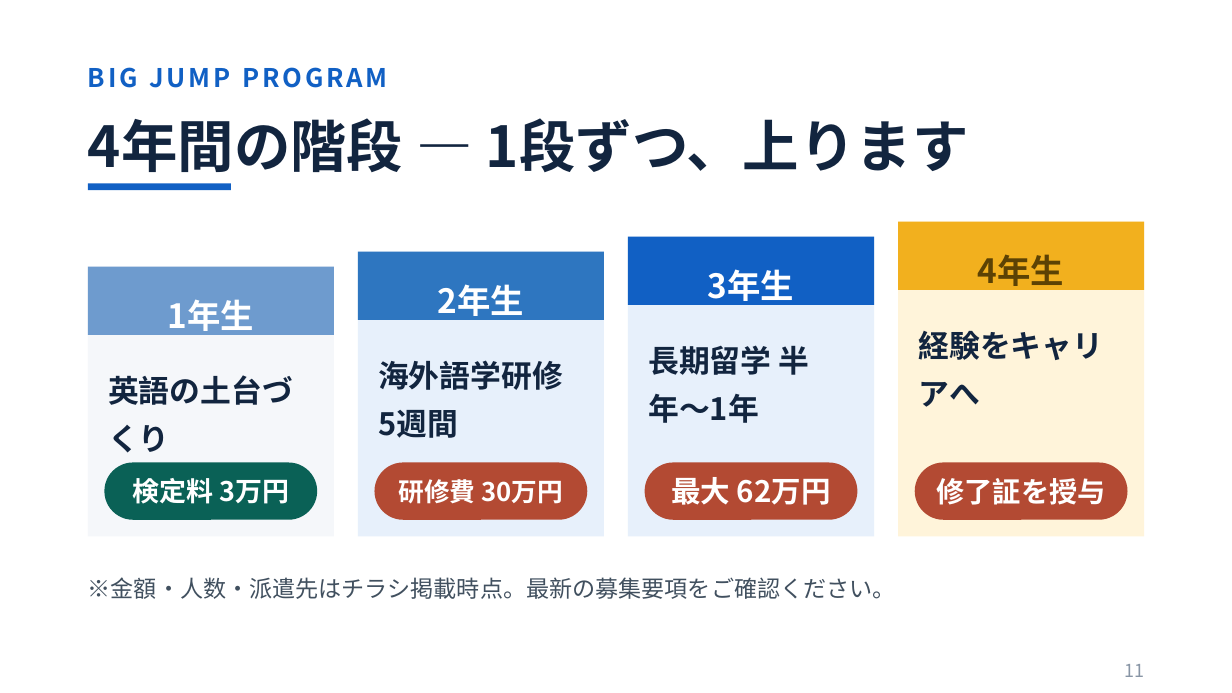
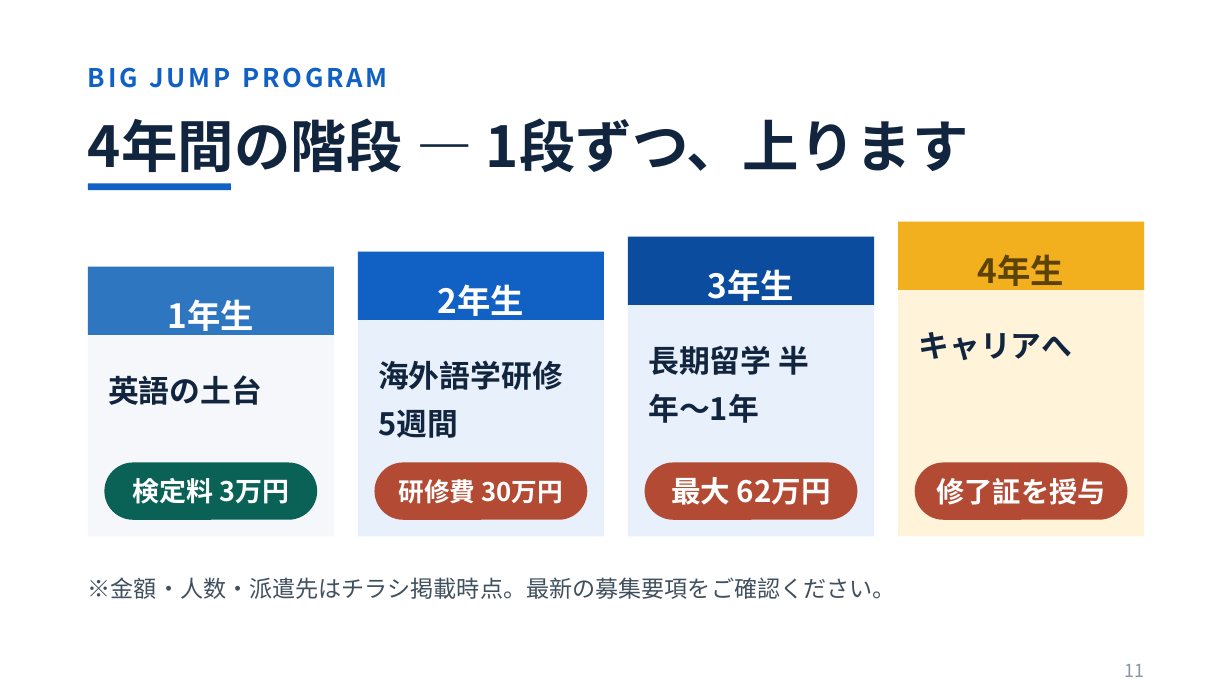
Before and after one commit to myojo1gou/glowing-parakeet, a slide deck: slide 11 of oc2026_slides/01_学科紹介_8月23日OC_鈴木版_改.pptx. Drawn at 1232x693 pixels with LibreOffice and Linux fonts; fonts in the diff are those of the drawing. Boxes give left, top, right and bottom in pixels: in the first picture for what was removed or moved away, otherwise in the second. Text is boxed around its words. In the diff, an @@ line names an element or a change of style, - is before the commit and + after.

```diff
--- a/oc2026_slides/01_学科紹介_8月23日OC_鈴木版_改.pptx
+++ b/oc2026_slides/01_学科紹介_8月23日OC_鈴木版_改.pptx
@@ rectangle at (628, 237, 874, 305): fill #1160C4 to #0B4C9E @@
@@ rectangle at (88, 266, 334, 335): fill #6E9BCE to #2E76C0 @@
@@ rectangle at (358, 251, 604, 320): fill #2E76C0 to #1160C4 @@
@@ text at (918, 332, 1072, 360): text changed @@
-経験をキャリアへ
+キャリアへ
@@ text at (108, 375, 262, 405): text changed @@
-英語の土台づくり
+英語の土台
```
Also in this commit, not shown: 17 other slides changed, 8 other files.
